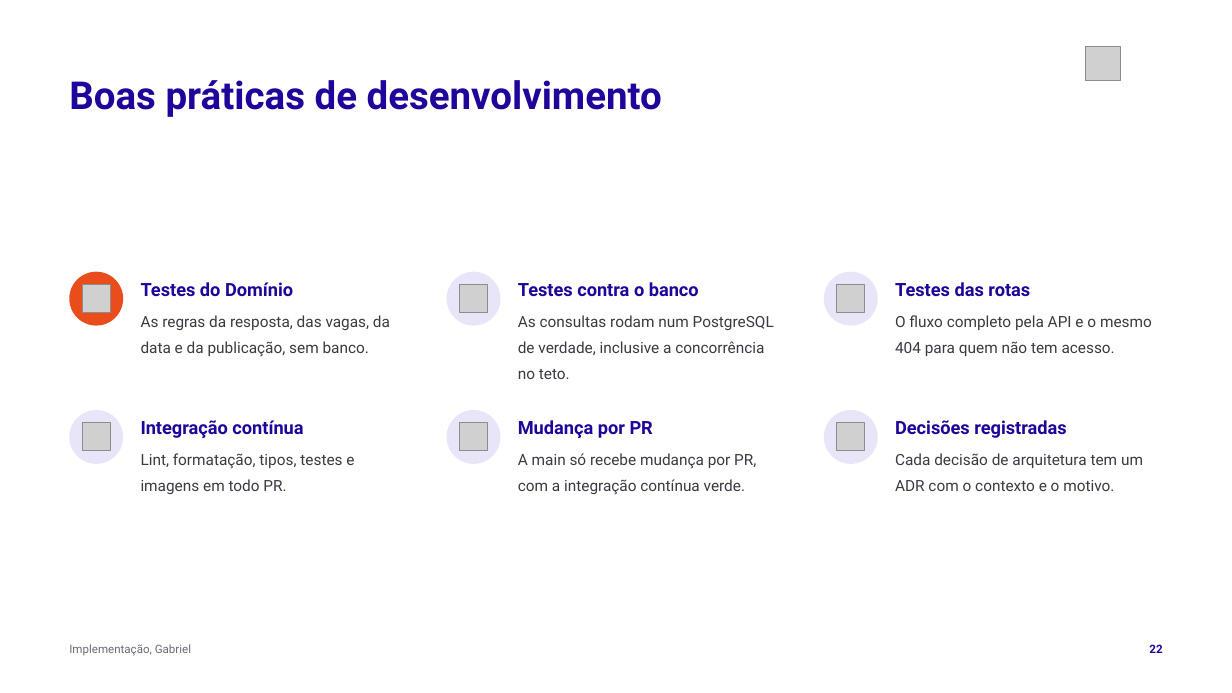
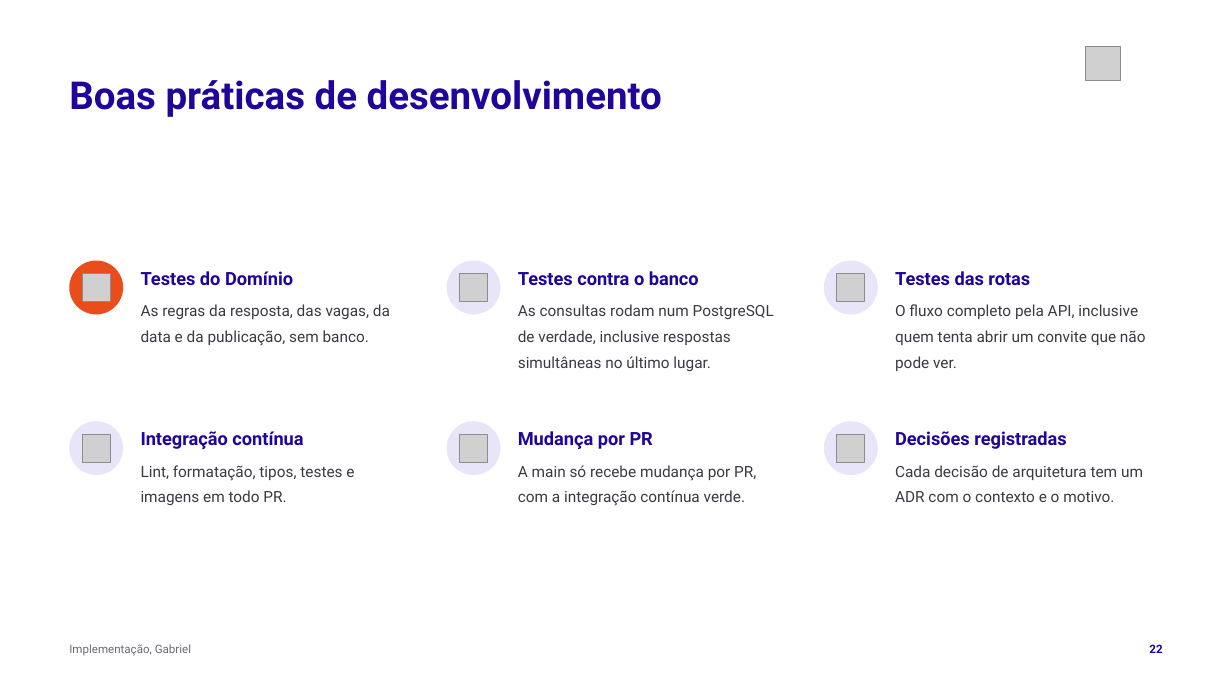
Before and after one commit to tcpassos/invite-app, a slide deck: slide 22 of trabalhos/T4-Pitch-Final.pptx. Drawn at 1232x693 pixels with LibreOffice and Linux fonts; fonts in the diff are those of the drawing; grey boxes stand for pictures. Boxes give left, top, right and bottom in pixels: in the first picture for what was removed or moved away, otherwise in the second. Text is boxed around its words. In the diff, an @@ line names an element or a change of style, - is before the commit and + after.

```diff
--- a/trabalhos/T4-Pitch-Final.pptx
+++ b/trabalhos/T4-Pitch-Final.pptx
@@ 4 texts, 3 pictures, 3 ellipses: place and size @@
-4 texts, 3 pictures, 3 ellipses at box(69, 272, 1030, 357)
+4 texts, 3 pictures, 3 ellipses at box(69, 261, 1030, 346)
@@ text at box(518, 304, 774, 371): text changed @@
-As consultas rodam num PostgreSQL de verdade, inclusive a concorrência no teto.
+As consultas rodam num PostgreSQL de verdade, inclusive respostas simultâneas no último lugar.
@@ text at box(895, 304, 1146, 371): text changed @@
-O fluxo completo pela API e o mesmo 404 para quem não tem acesso.
+O fluxo completo pela API, inclusive quem tenta abrir um convite que não pode ver.
@@ 6 texts, 3 pictures, 3 ellipses: place and size @@
-6 texts, 3 pictures, 3 ellipses at box(69, 410, 1143, 495)
+6 texts, 3 pictures, 3 ellipses at box(69, 421, 1143, 506)
```
Also in this commit, not shown: 13 other slides changed, 3 other files.
